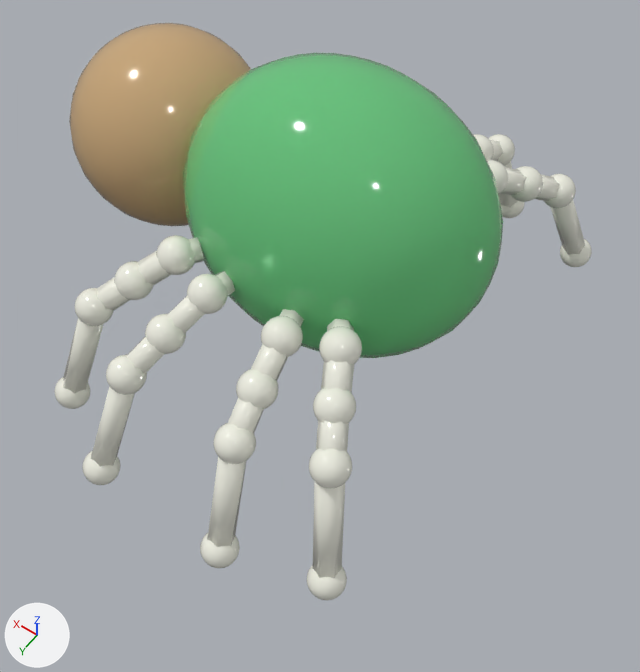
The glTF model asset_generation/python/animated_exports/spider_animated_09.glb, before and after one commit.
One viewpoint serves both versions: a camera (50 mm lens) standing at (-2.11, 3.15, 4.72) and looking at (-0.14, 0.38, 0.38). Arrows for +X, +Y and +Z are at lower left; the lights stay in place. The older version comes first. Vertices at exactly the same position are counted once.
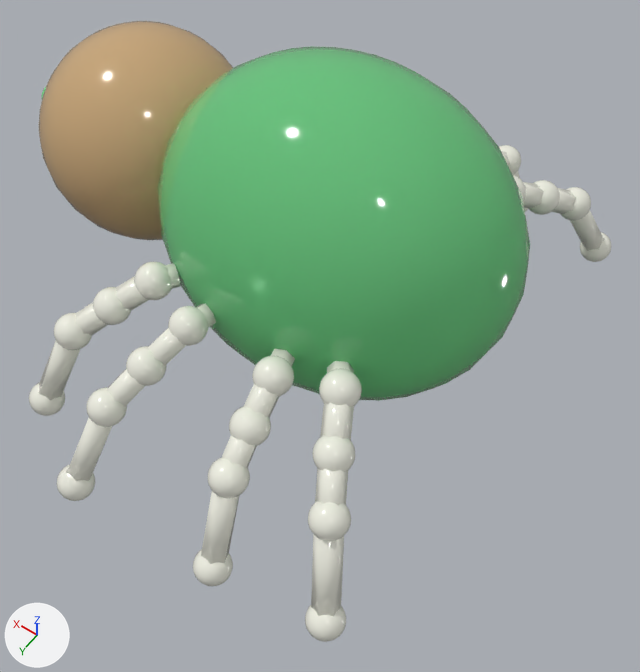
What differs and where, as boxes (x1, y1, x2, y2) in the pictures (640 x 672 px; the box of a moved part takes in the faces that stretch with it):
'Sphere', reshaped (8% wider, 8% taller): before (54, 23, 592, 600); after (29, 21, 612, 642)
part 1 of me_sphere, moved or reshaped: before (183, 53, 503, 358); after (158, 46, 530, 401)
part 2 of me_sphere, moved or reshaped: before (69, 23, 251, 226); after (39, 21, 233, 240)
part 3 of me_sphere, moved or reshaped: before (188, 237, 203, 263); after (165, 263, 180, 289)
part 4 of me_sphere, moved or reshaped: before (138, 251, 172, 285); after (115, 276, 149, 311)
part 5 of me_sphere, moved or reshaped: before (97, 277, 129, 311); after (75, 302, 108, 336)
part 6 of me_sphere, moved or reshaped: before (216, 271, 235, 296); after (196, 303, 216, 327)
part 7 of me_sphere, moved or reshaped: before (167, 295, 205, 334); after (147, 328, 186, 366)
part 8 of me_sphere, moved or reshaped: before (126, 337, 164, 375); after (106, 369, 145, 407)
part 9 of me_sphere, moved or reshaped: before (279, 309, 304, 327); after (271, 349, 295, 366)
part 10 of me_sphere, moved or reshaped: before (251, 344, 288, 380); after (243, 384, 279, 418)
part 11 of me_sphere, moved or reshaped: before (227, 397, 264, 434); after (222, 435, 257, 468)
part 12 of me_sphere, moved or reshaped: before (327, 319, 354, 331); after (327, 361, 354, 373)
part 13 of me_sphere, moved or reshaped: before (321, 360, 354, 393); after (320, 402, 354, 440)
part 14 of me_sphere, moved or reshaped: before (316, 420, 349, 451); after (315, 468, 348, 505)
part 15 of me_sphere, moved or reshaped: before (473, 134, 592, 267); after (499, 145, 612, 262)
part 16 of me_sphere, moved or reshaped: before (54, 235, 362, 600); after (29, 261, 362, 642)

Patch to the scene script:
```diff
--- a/asset_generation/python/animated_exports/spider_animated_09.glb.py
+++ b/asset_generation/python/animated_exports/spider_animated_09.glb.py
@@ me_sphere @@
 # used by ob_sphere; location = (0.0, 0.0, 0.0)
-me_sphere.from_pydata(...)  # 17736 vertices, 35200 faces; spans x -1.14..2.0, y -1.86..1.84, z -0.11..1.97
+me_sphere.from_pydata(...)  # 17736 vertices, 35200 faces; spans x -1.23..2.3, y -1.98..2.0, z -0.12..1.97
+# me_sphere part 1: the loose piece of 482 vertices spanning x -0.99..0.99, y -0.79..0.79, z 0.19..1.97 is scaled about its middle by 1.18, then moved by (0.0, 0.0, -0.15)
+# me_sphere part 2: the loose piece of 482 vertices spanning x 0.67..1.93, y -0.63..0.63, z 0.45..1.71 is scaled about its middle by 1.12, then moved by (0.22, 0.0, -0.15)
+# me_sphere part 3: the loose piece of 12 vertices spanning x 0.43..0.63, y 0.64..0.84, z 0.97..1.1 is moved by (0.09, 0.13, -0.16)
+# me_sphere part 4: the loose piece of 12 vertices spanning x 0.51..0.79, y 0.74..1.06, z 0.83..1.1 is moved by (0.09, 0.13, -0.16)
+# me_sphere part 5: the loose piece of 12 vertices spanning x 0.68..0.95, y 0.95..1.26, z 0.68..0.96 is moved by (0.09, 0.13, -0.16)
+# me_sphere part 6: the loose piece of 12 vertices spanning x 0.16..0.33, y 0.75..0.92, z 0.93..1.07 is moved by (0.04, 0.14, -0.17)
+# me_sphere part 7: the loose piece of 12 vertices spanning x 0.18..0.43, y 0.85..1.21, z 0.78..1.07 is moved by (0.04, 0.14, -0.17)
+# me_sphere part 8: the loose piece of 12 vertices spanning x 0.28..0.52, y 1.12..1.47, z 0.63..0.92 is moved by (0.05, 0.15, -0.18)
+# me_sphere part 9: the loose piece of 12 vertices spanning x -0.33..-0.16, y 0.75..0.92, z 0.93..1.07 is moved by (-0.04, 0.14, -0.17)
+# me_sphere part 10: the loose piece of 12 vertices spanning x -0.37..-0.18, y 0.86..1.2, z 0.79..1.07 is moved by (-0.04, 0.13, -0.17)
+# me_sphere part 11: the loose piece of 12 vertices spanning x -0.41..-0.21, y 1.13..1.46, z 0.64..0.93 is moved by (-0.04, 0.12, -0.16)
+# me_sphere part 12: the loose piece of 12 vertices spanning x -0.63..-0.43, y 0.64..0.84, z 0.97..1.1 is moved by (-0.09, 0.13, -0.16)
+# me_sphere part 13: the loose piece of 12 vertices spanning x -0.77..-0.5, y 0.75..1.08, z 0.83..1.1 is scaled about its middle by (1.05, 1.08, 1.06), then moved by (-0.1, 0.14, -0.17)
+# me_sphere part 14: the loose piece of 12 vertices spanning x -0.9..-0.63, y 0.99..1.31, z 0.67..0.95 is scaled about its middle by (1.06, 1.08, 1.06), then moved by (-0.11, 0.16, -0.18)
+# me_sphere part 15: 7808 of 17736 vertices moved; they spanned x -1.14..1.24, y -1.86..-0.64, z -0.11..1.15 and now span x -1.23..1.29, y -1.98..-0.77, z -0.11..0.99; mean shift (0.0, -0.12, -0.12); largest move (-0.85, -1.23, 0.68) -> (-0.95, -1.36, 0.51)
+# me_sphere part 16: 7760 of 17736 vertices moved; they spanned x -1.1..1.18, y 0.69..1.84, z -0.11..1.15 and now span x -1.23..1.28, y 0.81..2.0, z -0.11..0.99; mean shift (0.0, 0.14, -0.13); largest move (-0.83, 1.19, 0.71) -> (-0.94, 1.36, 0.51)
+# other edits to the shape of me_sphere do not show in these pictures
 me_sphere.materials.append(mat_toxic_green__feat_body)
```
